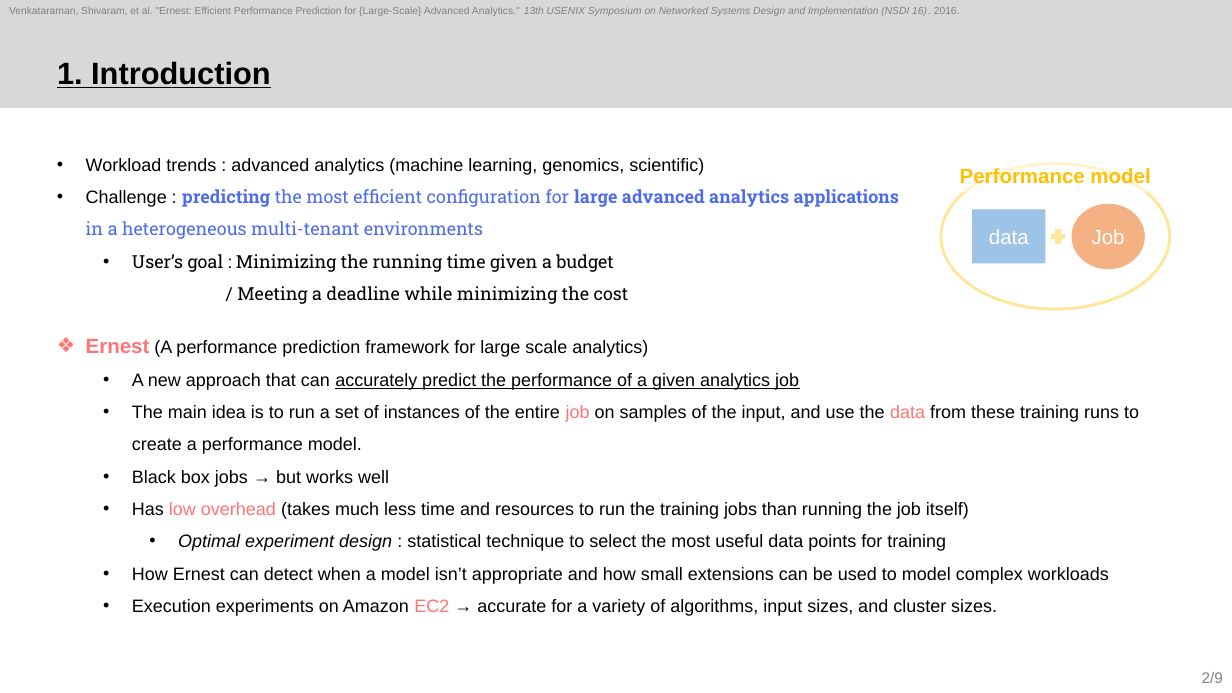
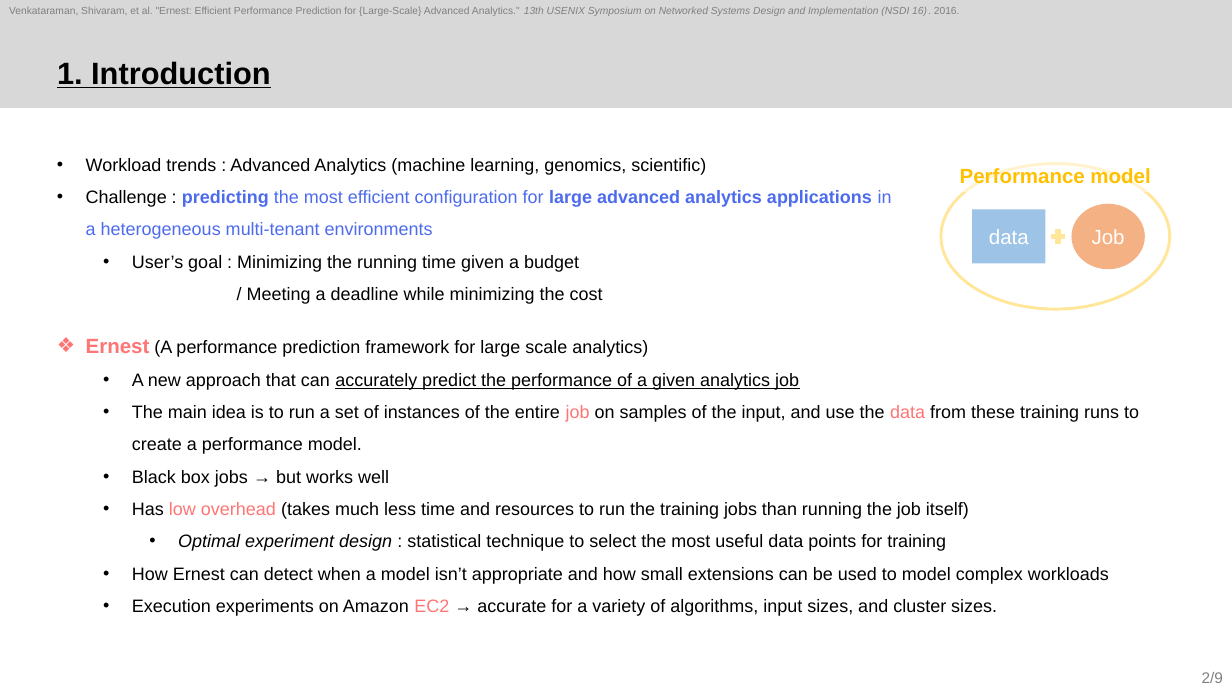
Before and after one commit to sohee98/2022-2nd-Course, a slide deck: slide 2 of Cloud Computing/Paper review/3. Ernest/22.11.22_Ernest_SoheeKim.pptx. Drawn at 1232x693 pixels with LibreOffice and Linux fonts; fonts in the diff are those of the drawing. Boxes give left, top, right and bottom in pixels: in the first picture for what was removed or moved away, otherwise in the second. Text is boxed around its words. In the diff, an @@ line names an element or a change of style, - is before the commit and + after.

```diff
--- a/Cloud Computing/Paper review/3. Ernest/22.11.22_Ernest_SoheeKim.pptx
+++ b/Cloud Computing/Paper review/3. Ernest/22.11.22_Ernest_SoheeKim.pptx
@@ text at [86,158,706,175]: text changed @@
-• Workload trends : advanced analytics (machine learning, genomics, scientific)
+• Workload trends : Advanced Analytics (machine learning, genomics, scientific)
@@ text at [86,190,892,304]: font Roboto Slab to Arial in "predicting the most efficient configuration for large ...", "User’s goal : Minimizing the running time ..." @@
```
Also in this commit, not shown: 7 other slides changed, 2 other files.
